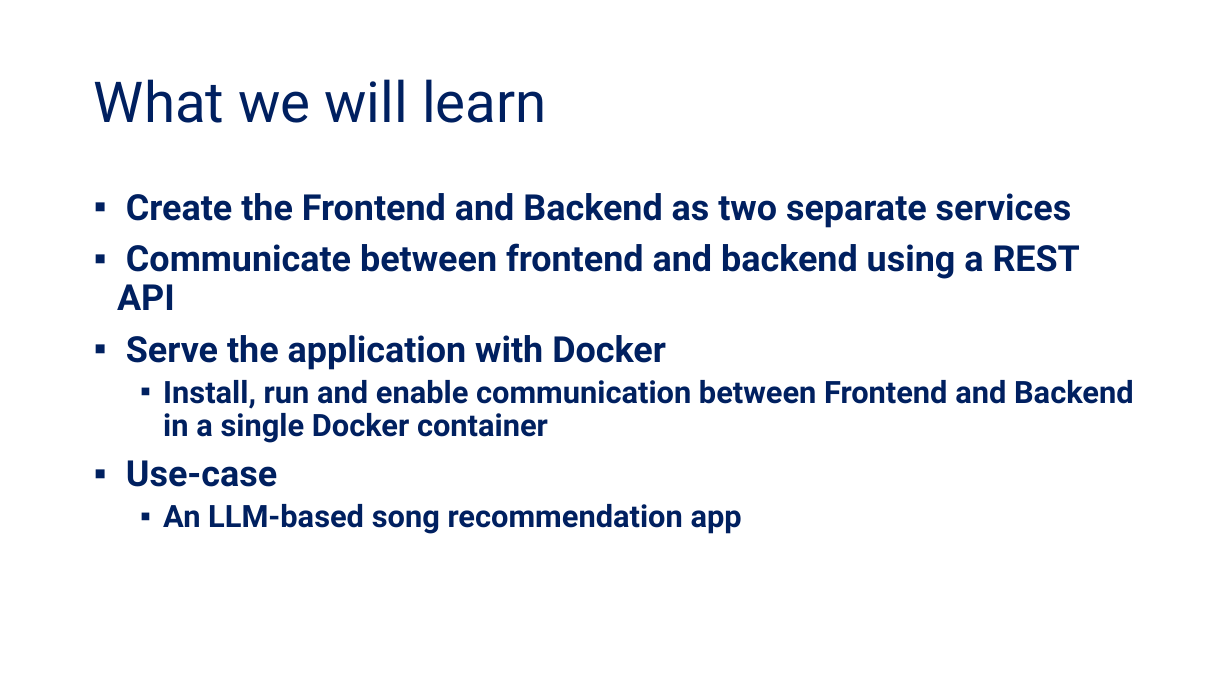
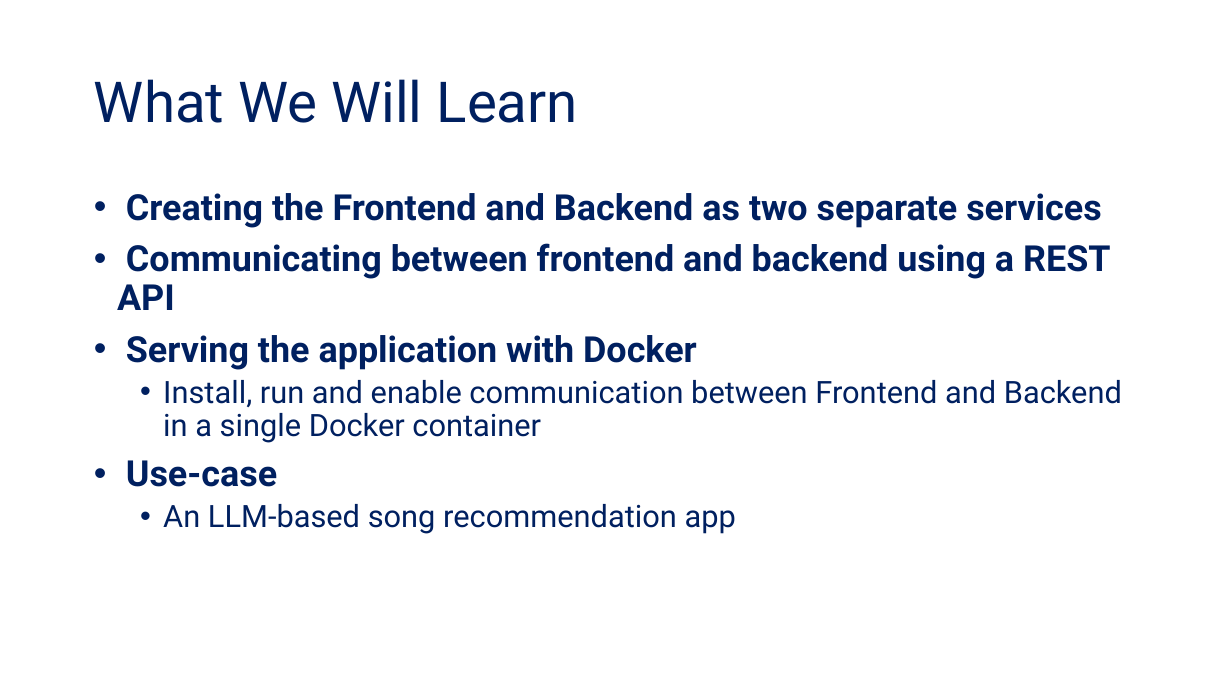
Before and after one commit to tanquangduong/transformer-pt, a slide deck: slide 2 of presentation/Transformer_Udemy/Udemy_P7_Serving LLM web applications.pptx. Drawn at 1232x693 pixels with LibreOffice and Linux fonts; fonts in the diff are those of the drawing. Boxes give left, top, right and bottom in pixels: in the first picture for what was removed or moved away, otherwise in the second. Text is boxed around its words. In the diff, an @@ line names an element or a change of style, - is before the commit and + after.

```diff
--- a/presentation/Transformer_Udemy/Udemy_P7_Serving LLM web applications.pptx
+++ b/presentation/Transformer_Udemy/Udemy_P7_Serving LLM web applications.pptx
@@ title at bbox=[94, 79, 578, 123]: text changed @@
-What we will learn
+What We Will Learn
@@ text at bbox=[117, 193, 1110, 370]: text changed @@
-▪ Create the Frontend and Backend as two separate services
-▪ Communicate between frontend and backend using a REST API
-▪ Serve the application with Docker
+• Creating the Frontend and Backend as two separate services
+• Communicating between frontend and backend using a REST API
+• Serving the application with Docker
@@ text at bbox=[126, 380, 1122, 534]: bold off in "Install, run and enable communication between Frontend ...", "An LLM-based song recommendation app"; bullet ▪ to • @@
```
Also in this commit, not shown: 14 other slides changed, 3 slides added, 1 slide removed, 5 other files.
